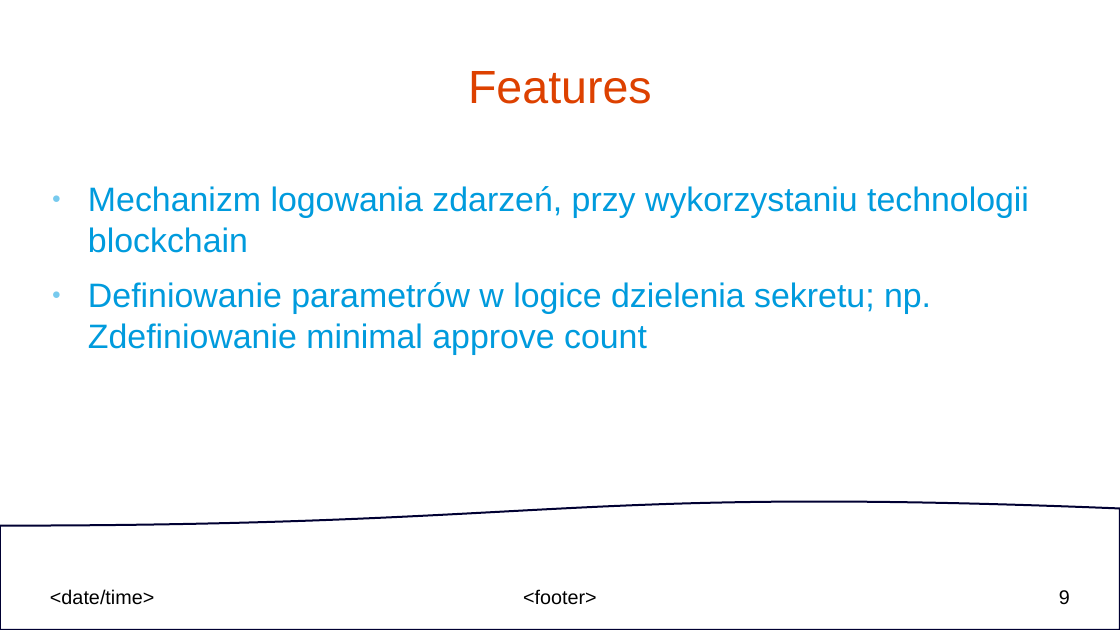
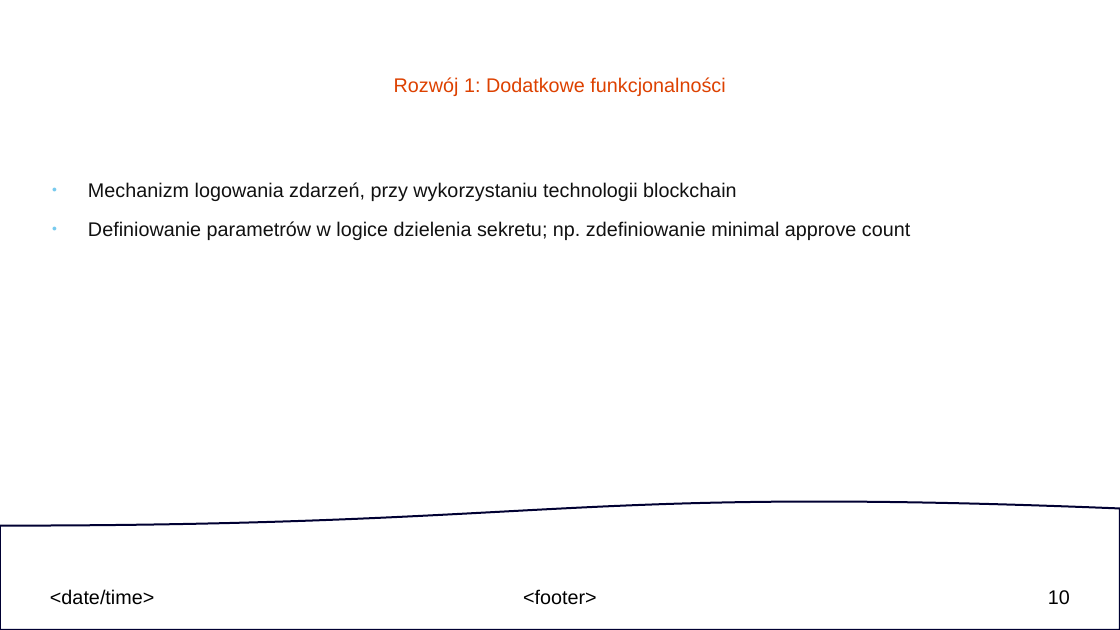
Before and after one commit to Nixam01/mzomi_BHL_2024, a slide deck: slide 10 of dokumentacja_projektu_Access_Broker.odp (slide 9 before the commit). Drawn at 1120x630 pixels with LibreOffice and Linux fonts; fonts in the diff are those of the drawing. Boxes give left, top, right and bottom in pixels: in the first picture for what was removed or moved away, otherwise in the second. Text is boxed around its words. In the diff, an @@ line names an element or a change of style, - is before the commit and + after.

```diff
--- a/dokumentacja_projektu_Access_Broker.odp
+++ b/dokumentacja_projektu_Access_Broker.odp
@@ title at [394, 77, 725, 96]: text changed; size 33 to 14 pt @@
-Features
+Rozwój 1: Dodatkowe funkcjonalności
@@ text at [88, 182, 736, 201]: size 24 to 14 pt, text colour #009BDD to #111111 in "Mechanizm logowania zdarzeń, przy wykorzystaniu technologii  ..." @@
@@ text at [88, 221, 910, 240]: text changed; size 24 to 14 pt; text colour #009BDD to #111111 @@
-● Definiowanie parametrów w logice dzielenia sekretu; np. Zdefiniowanie minimal approve count
+● Definiowanie parametrów w logice dzielenia sekretu; np. zdefiniowanie minimal approve count
@@ page number at [1048, 590, 1070, 605]: text changed @@
-9
+10
```
Also in this commit, not shown: 5 other slides changed, 2 slides added, 1 slide removed.
